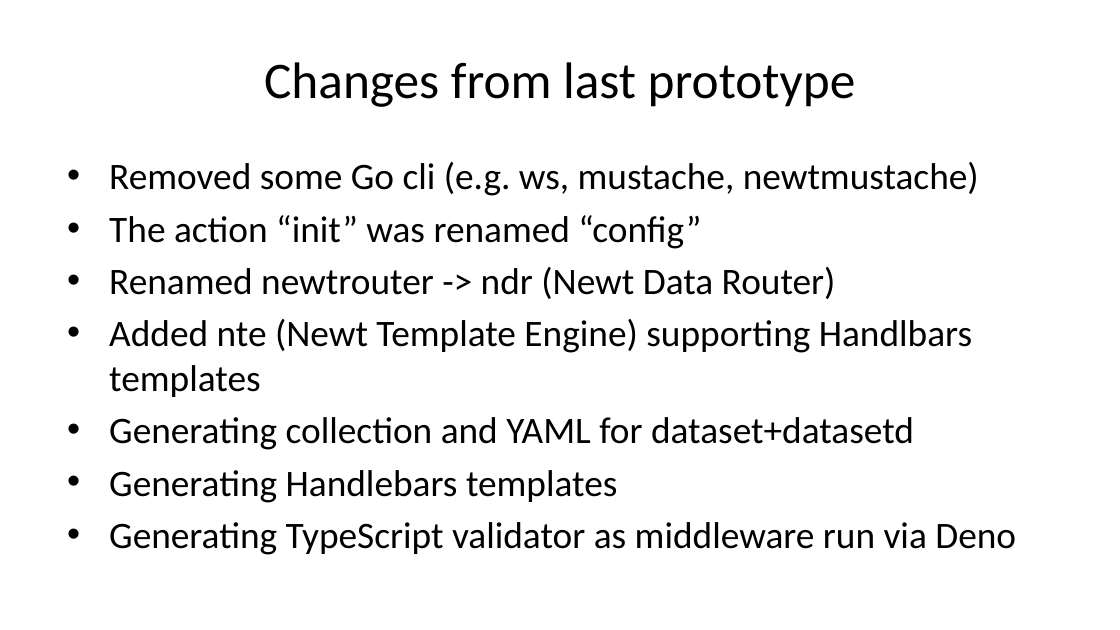
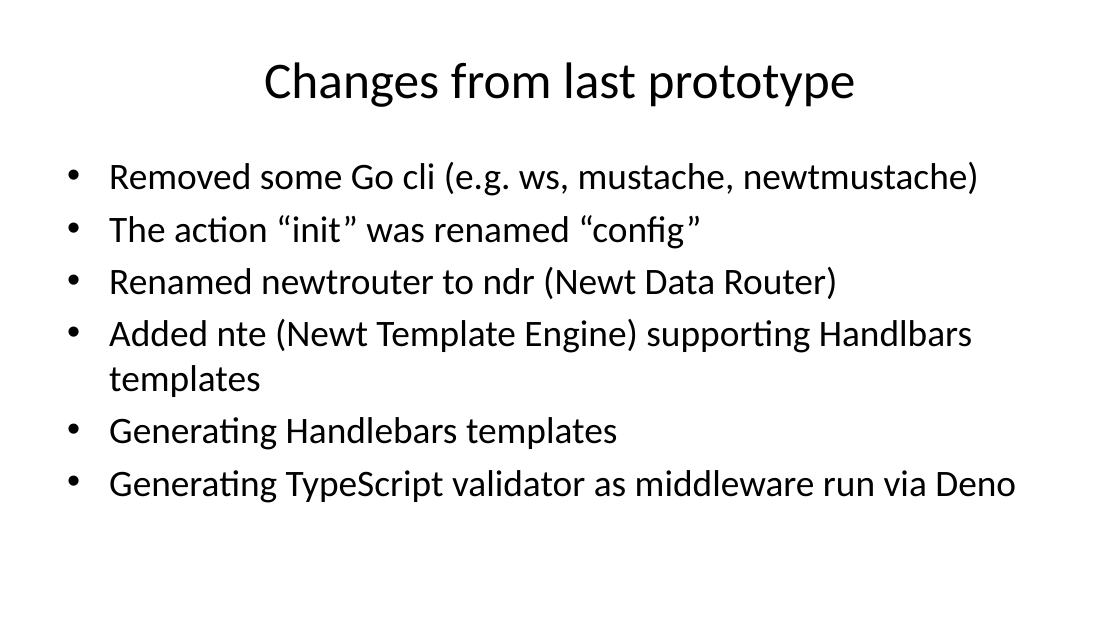
Before and after one commit to caltechlibrary/newt, a slide deck: slide 10 of presentation3/newt-p3.pptx. Drawn at 1120x630 pixels with LibreOffice and Linux fonts; fonts in the diff are those of the drawing. Boxes give left, top, right and bottom in pixels: in the first picture for what was removed or moved away, otherwise in the second. Text is boxed around its words. In the diff, an @@ line names an element or a change of style, - is before the commit and + after.

```diff
--- a/presentation3/newt-p3.pptx
+++ b/presentation3/newt-p3.pptx
@@ text at [109, 267, 838, 299]: text changed @@
-• Renamed newtrouter -> ndr (Newt Data Router)
+• Renamed newtrouter to ndr (Newt Data Router)
@@ text at [109, 417, 914, 450]: paragraph removed @@
-• Generating collection and YAML for dataset+datasetd
```
Also in this commit, not shown: 2 other slides changed, 22 other files.
